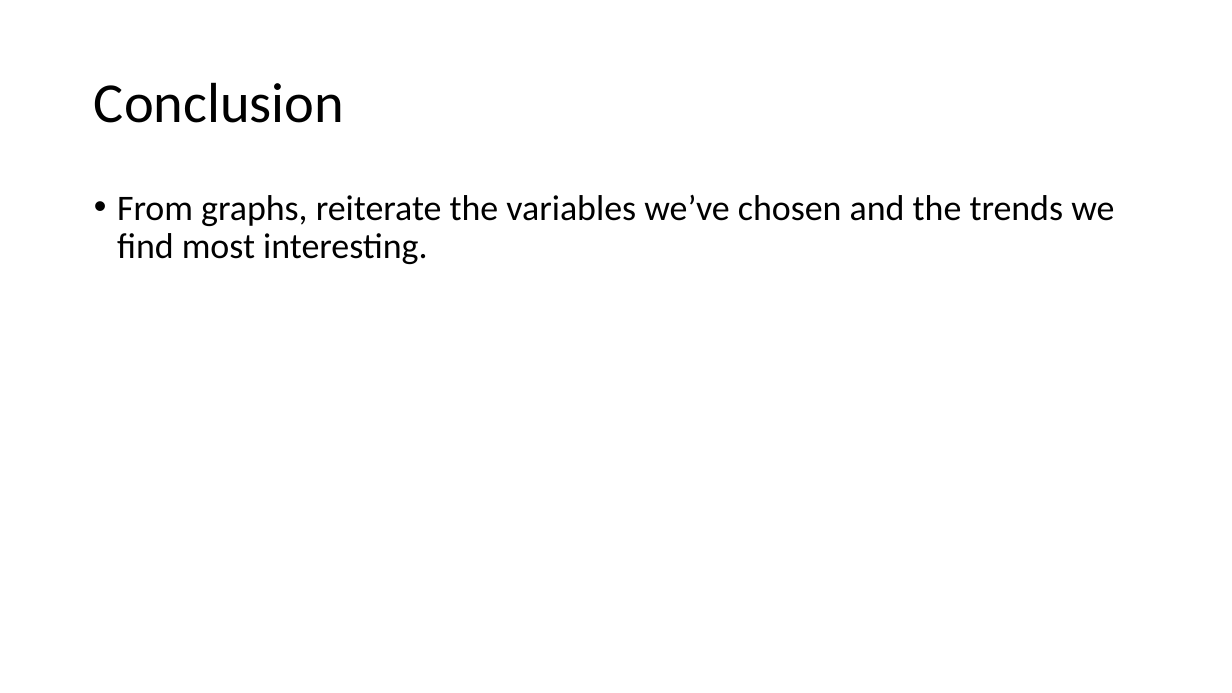
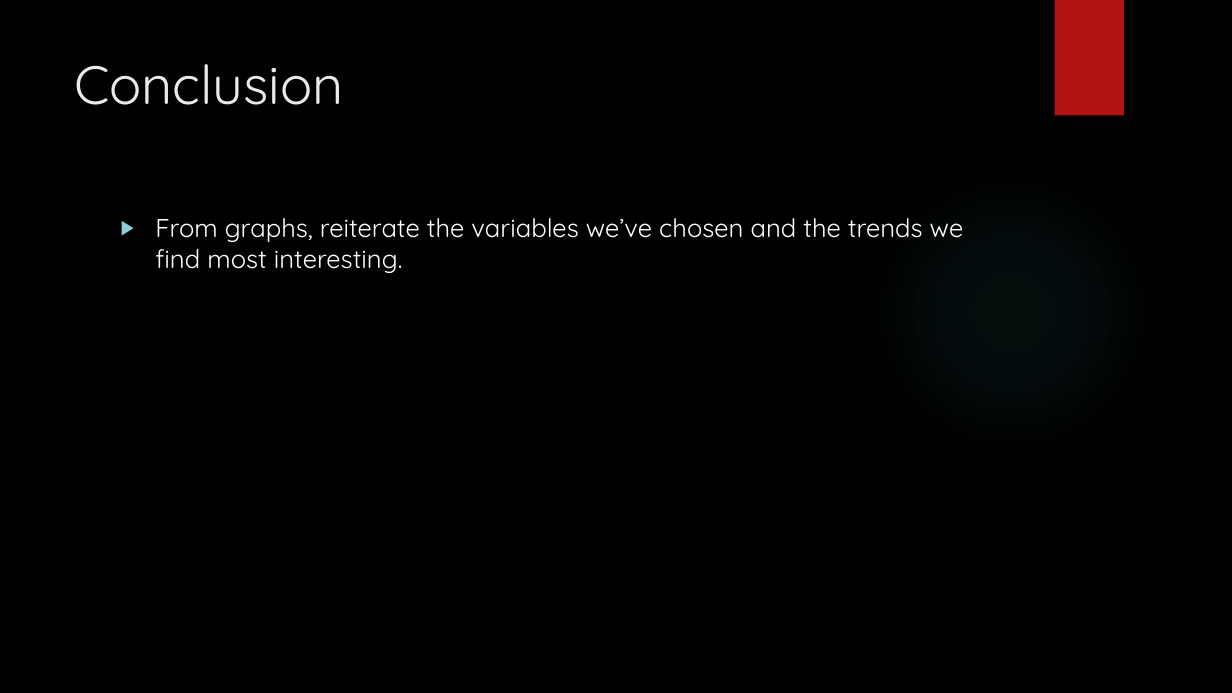
Before and after one commit to vazquezs123/DATA_SCIENCE_CS02, a slide deck: slide 7 of case_study_02_presentation.pptx (slide 6 before the commit). Drawn at 1232x693 pixels with LibreOffice and Linux fonts; fonts in the diff are those of the drawing; background and template pictures are left out. Boxes give left, top, right and bottom in pixels: in the first picture for what was removed or moved away, otherwise in the second. Text is boxed around its words. In the diff, an @@ line names an element or a change of style, - is before the commit and + after.

```diff
--- a/case_study_02_presentation.pptx
+++ b/case_study_02_presentation.pptx
@@ background #FFFFFF to picture (left out) @@
@@ rectangle added at (1055, 0, 1124, 116), fill #B01513 @@
@@ title "Conclusion": place and size @@
-title "Conclusion" at (94, 82, 344, 123)
+title "Conclusion" at (75, 64, 344, 105)
@@ title "Conclusion" at (75, 64, 344, 105): size 44 to 42 pt, font Calibri to Quicksand, text colour #000000 to #EBEBEB; line spacing 0.9 to 1; vertical alignment middle to top @@
@@ ellipse added at (870, 169, 1154, 454), fill gradient #50B9C1 @@
@@ text "From graphs, reiterate the variables ...": place and size @@
-text "From graphs, reiterate the variables ..." at (117, 194, 1114, 264)
+text "From graphs, reiterate the variables ..." at (155, 218, 964, 273)
@@ text "From graphs, reiterate the variables ..." at (155, 218, 964, 273): size 28 to 20 pt, font Calibri to Quicksand, text colour #000000 to #FFFFFF; bullet • to ▶; line spacing 0.9 to 1 @@
```
Also in this commit, not shown: 11 other slides changed, 8 slides added, 7 slides removed, 2 other files.
